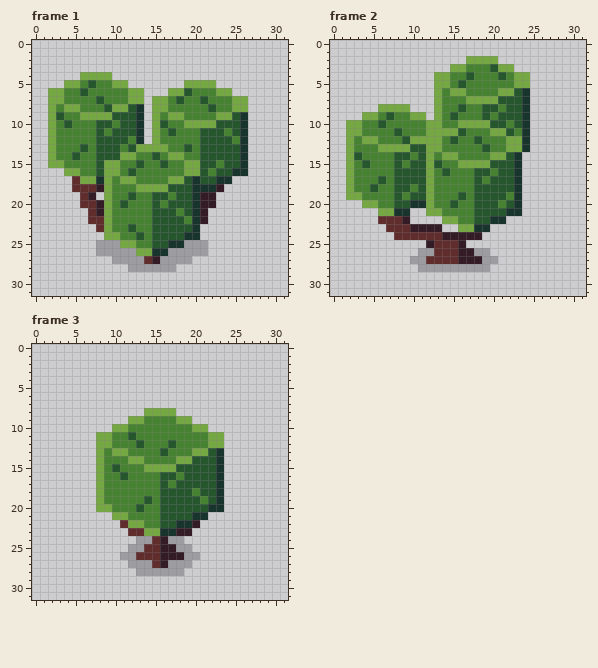
A pixel-art file gets an edit: assets/img/nature/blocky_bushes.aseprite. The picture above was drawn from the file before the commit.
32x32 pixels, 3 frames. Shown: frame 1, frame 2, frame 3.
The same view after the edit:
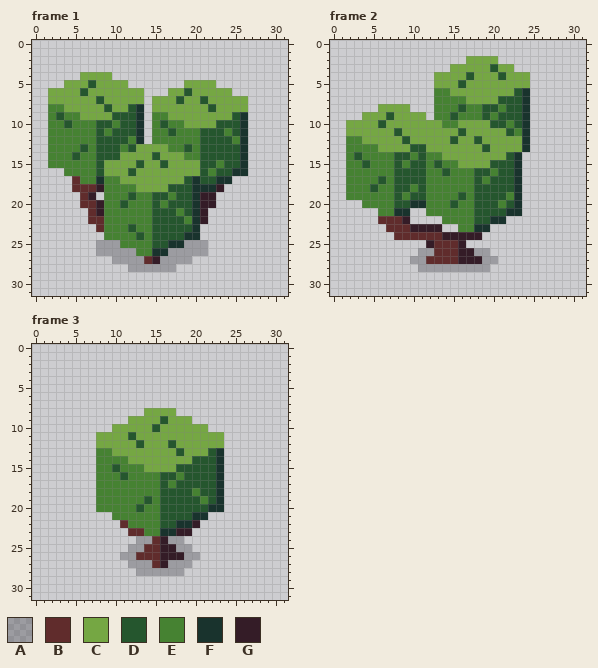
Palette (. is transparent): A #090a1440  B #602c2c  C #75a743  D #25562e  E #468232  F #19332d  G #341c27
From old to new:
Changed rows in their new state; - is an unchanged pixel.
Frame 1, layers "Layer 2", "Layer 1", "Foliage":
first column x 2:
 5 ----C-CC---------------
 6 --CC-CCCCC--------CCC--
 7 --CCCC-CCC-----C-CC-CCC
 8 E---CCC--------CCCCC-CC
 9 E------------E---CCCC--
10 E------------E---------
11 E------------E---------
12 E------------E---------
13 E----------------------
14 E----------CC-C--------
15 EE-------CC-CC-CC------
16 --EE-----C-CCCCCC------
17 ----EE-E---CCCC--------
18 -------E---------------
19 -------E---------------
20 -------E---------------
21 -------E---------------
22 -------E---------------
23 -------E---------------
24 -------EE--------------
25 ---------EE------------
26 -----------EE----------
Frame 2, layers "Layer 2", "Layer 1", "Foliage":
first column x 2:
 3 ---------------CCC---
 4 -------------CC-CCC-C
 5 -------------C-CCCCCC
 6 -----------E---CCCC--
 7 -----------E---------
 8 -----------E---------
 9 ----C-CC---E---------
10 --CC-CCCCC-----------
11 --CCCC-CCC-----CCC---
12 E---CCC-----C-CC-CCC-
13 E-----------CCCCC-CC-
14 E---------E---CCCC---
15 E---------E----------
16 E---------E----------
17 E---------E----------
18 E---------E----------
19 EE--------E----------
20 --EE------E----------
21 ----EE----EE---------
22 ------------EE-------
23 --------------EE-----
Frame 3, layer "Foliage":
first column x 8:
 9 ------CCDC----
10 ----CCCDCCCC--
11 --CC-CCCCCCCCC
12 --CCC-CCC-CCCC
13 E---CCCCCCDC--
14 E-----CCCC----
15 E-------------
16 E-------------
17 E-------------
18 E-------------
19 E-------------
20 EE------------
21 --EE----------
22 ----EE--------
23 ------EE------
